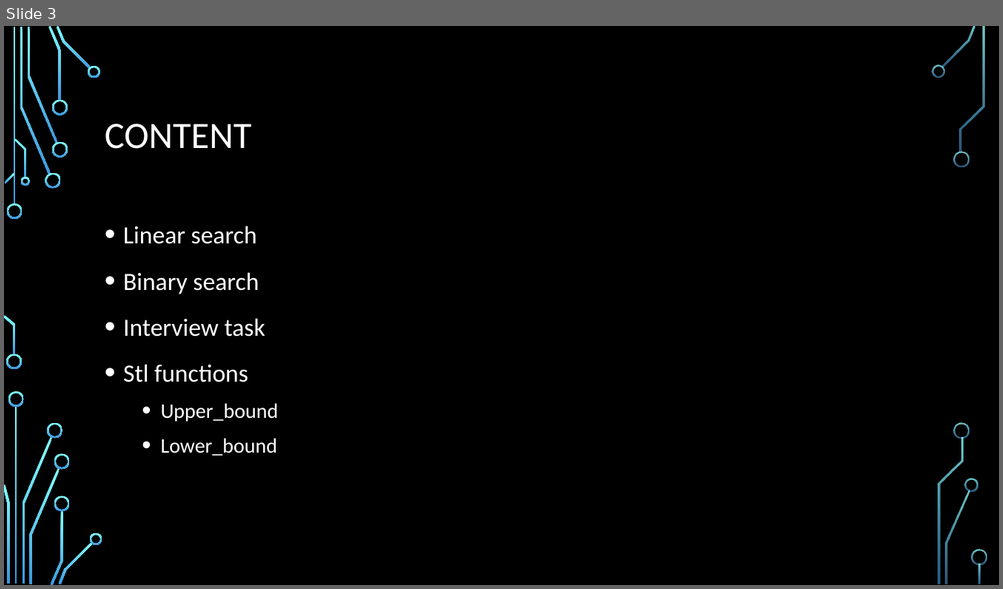
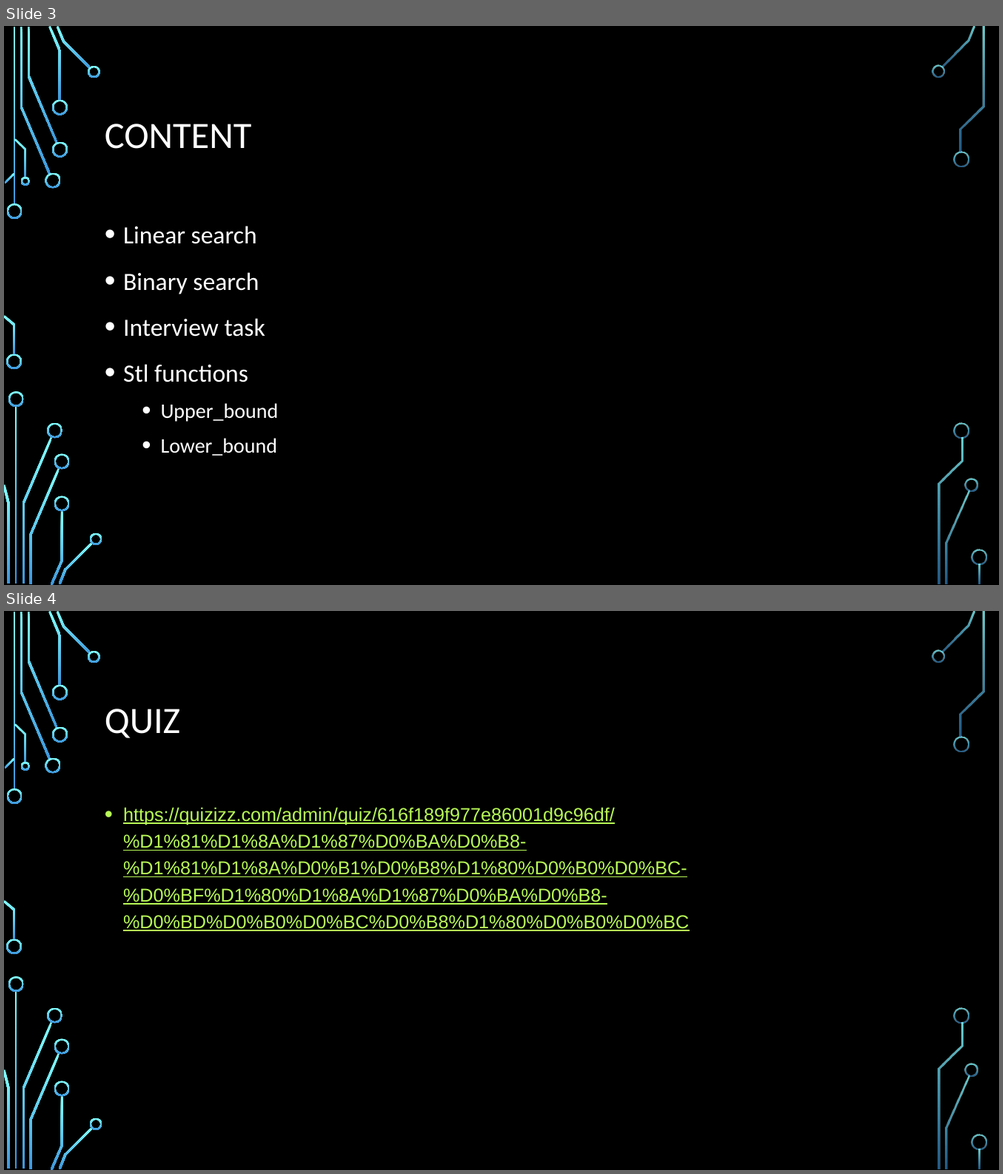
Before and after one commit to NaskoIT/SDA_2022-2023, a slide deck: 03_Seaching_Algorithms/Nasko/02_Searching_Algorithms.pptx. Shown one above the other, each under a label of ours: slide 3 before the commit, slides 3 and 4 after it. The pictures are 1003x589 and 1003x1174 pixels, drawn with LibreOffice and Linux fonts; fonts in the diff are those of the drawing; background and template pictures are left out. Boxes give left, top, right and bottom in pixels: in the first picture for what was removed or moved away, otherwise in the second. Text is boxed around its words. In the diff, an @@ line names an element or a change of style, - is before the commit and + after.

```diff
--- a/03_Seaching_Algorithms/Nasko/02_Searching_Algorithms.pptx
+++ b/03_Seaching_Algorithms/Nasko/02_Searching_Algorithms.pptx
@@ slide 4 added at (4, 611, 999, 1170), background picture (left out); not listed: 36 template elements that a slide beside it also shows @@
@@ title added at (105, 709, 180, 738), 36 pt, text #FFFFFF @@
+QUIZ
@@ text added at (123, 807, 688, 931), 18 pt, text #B8FA56, underline @@
+• https://quizizz.com/admin/quiz/616f189f977e86001d9c96df/%D1%81%D1%8A%D1%87%D0%BA%D0%B8-%D1%81%D1%8A%D0%B1%D0%B8%D1%80%D0%B0%D0%BC-%D0%BF%D1%80%D1%8A%D1%87%D0%BA%D0%B8-%D0%BD%D0%B0%D0%BC%D0%B8%D1%80%D0%B0%D0%BC
```
Also in this commit, not shown: 4 other slides added, 5 other files.
